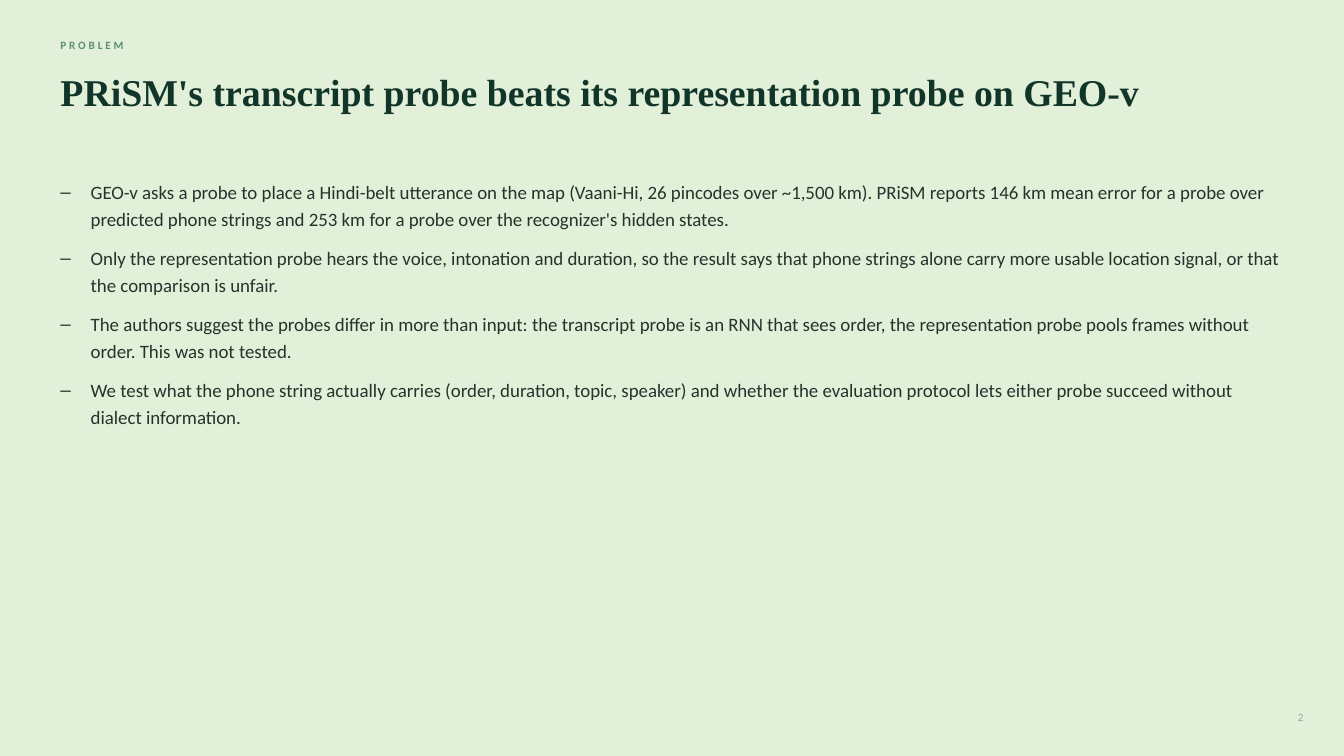
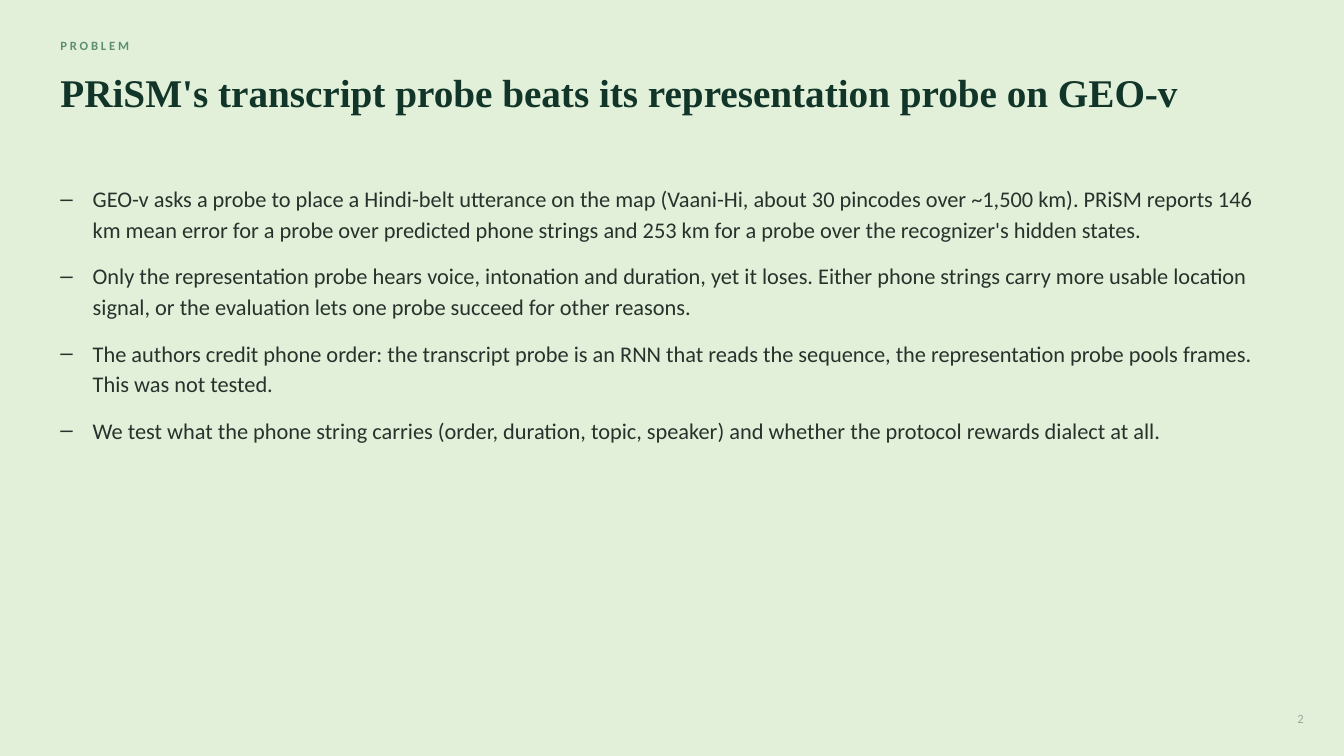
Before and after one commit to unignoramus11/sal-project, a slide deck: slide 2 of slides/mid/mid_evaluation.pptx. Drawn at 1344x756 pixels with LibreOffice and Linux fonts; fonts in the diff are those of the drawing. Boxes give left, top, right and bottom in pixels: in the first picture for what was removed or moved away, otherwise in the second. Text is boxed around its words. In the diff, an @@ line names an element or a change of style, - is before the commit and + after.

Commit message:
Rebuild the mid deck and add evaluation checks to the write-up

```diff
--- a/slides/mid/mid_evaluation.pptx
+++ b/slides/mid/mid_evaluation.pptx
@@ text "PROBLEM" at (60, 42, 129, 50): size 8 to 9 pt @@
@@ text "PRiSM's transcript probe beats its ..." at (60, 79, 1178, 115): size 27 to 28 pt @@
@@ text at (93, 191, 1252, 443): text changed; size 13.5 to 16 pt @@
-– GEO-v asks a probe to place a Hindi-belt utterance on the map (Vaani-Hi, 26 pincodes over ~1,500 km). PRiSM reports 146 km mean error for a probe over predicted phone strings and 253 km for a probe over the recognizer's hidden states.
-– Only the representation probe hears the voice, intonation and duration, so the result says that phone strings alone carry more usable location signal, or that the comparison is unfair.
-– The authors suggest the probes differ in more than input: the transcript probe is an RNN that sees order, the representation probe pools frames without order. This was not tested.
-– We test what the phone string actually carries (order, duration, topic, speaker) and whether the evaluation protocol lets either probe succeed without dialect information.
+– GEO-v asks a probe to place a Hindi-belt utterance on the map (Vaani-Hi, about 30 pincodes over ~1,500 km). PRiSM reports 146 km mean error for a probe over predicted phone strings and 253 km for a probe over the recognizer's hidden states.
+– Only the representation probe hears voice, intonation and duration, yet it loses. Either phone strings carry more usable location signal, or the evaluation lets one probe succeed for other reasons.
+– The authors credit phone order: the transcript probe is an RNN that reads the sequence, the representation probe pools frames. This was not tested.
+– We test what the phone string carries (order, duration, topic, speaker) and whether the protocol rewards dialect at all.
@@ text "2" at (1297, 715, 1303, 723): size 8 to 9 pt @@
```
Also in this commit, not shown: 14 other slides changed, 6 slides added, 2 slides removed, 6 other files.
